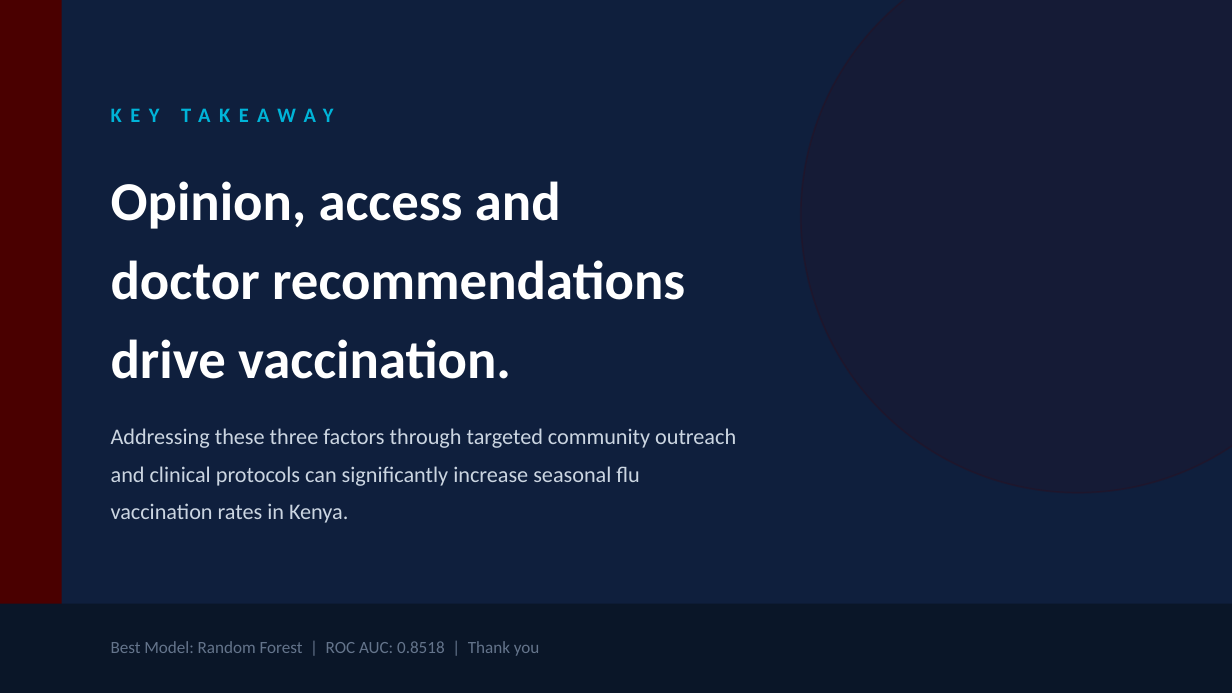
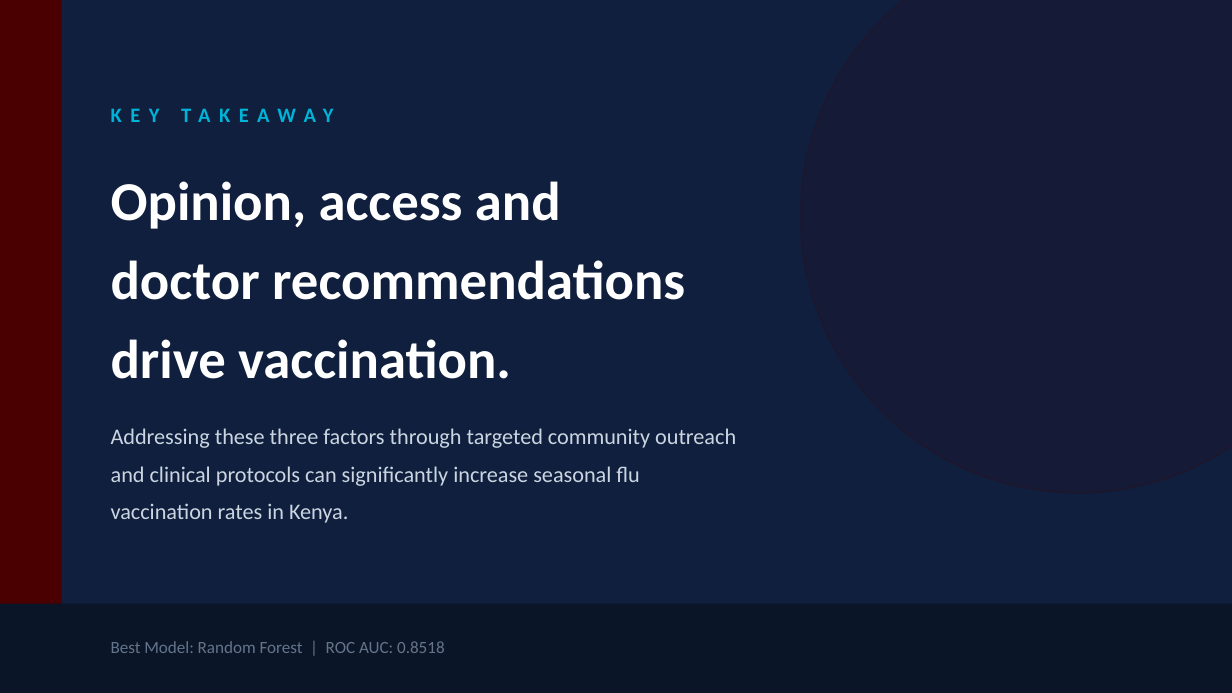
Before and after one commit to Naomiteroh/Seasonal_Flu_Prediction_Analysis, a slide deck: slide 16 of Presentation/Seasonal_flu_prediction_analysis_presenatation.pptx (slide 14 before the commit). Drawn at 1232x693 pixels with LibreOffice and Linux fonts; fonts in the diff are those of the drawing. Boxes give left, top, right and bottom in pixels: in the first picture for what was removed or moved away, otherwise in the second. Text is boxed around its words. In the diff, an @@ line names an element or a change of style, - is before the commit and + after.

```diff
--- a/Presentation/Seasonal_flu_prediction_analysis_presenatation.pptx
+++ b/Presentation/Seasonal_flu_prediction_analysis_presenatation.pptx
@@ text at <box>111,641,445,653</box>: text changed @@
-Best Model: Random Forest | ROC AUC: 0.8518 | Thank you
+Best Model: Random Forest | ROC AUC: 0.8518
```
Also in this commit, not shown: 1 other slide changed, 2 slides added, 2 other files.
